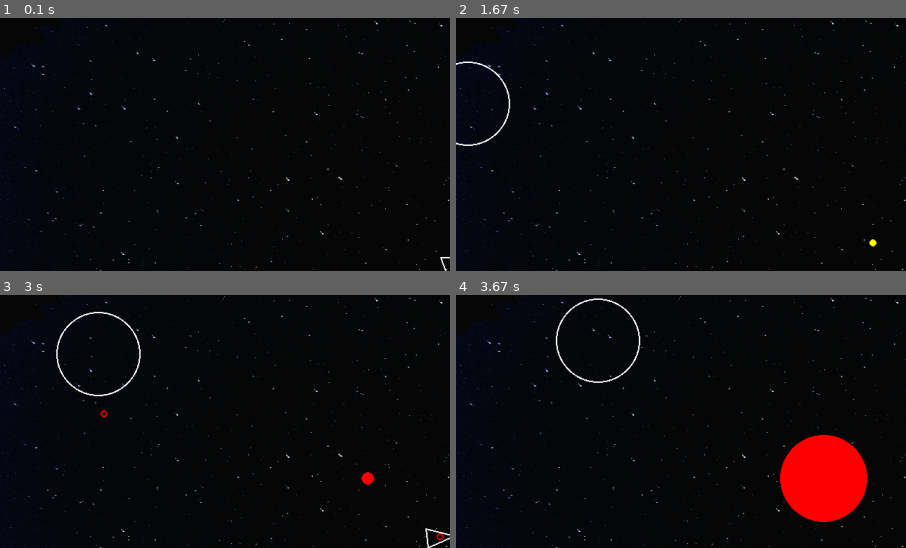
Above: before the commit, frames 1-4 (two rows, left to right).
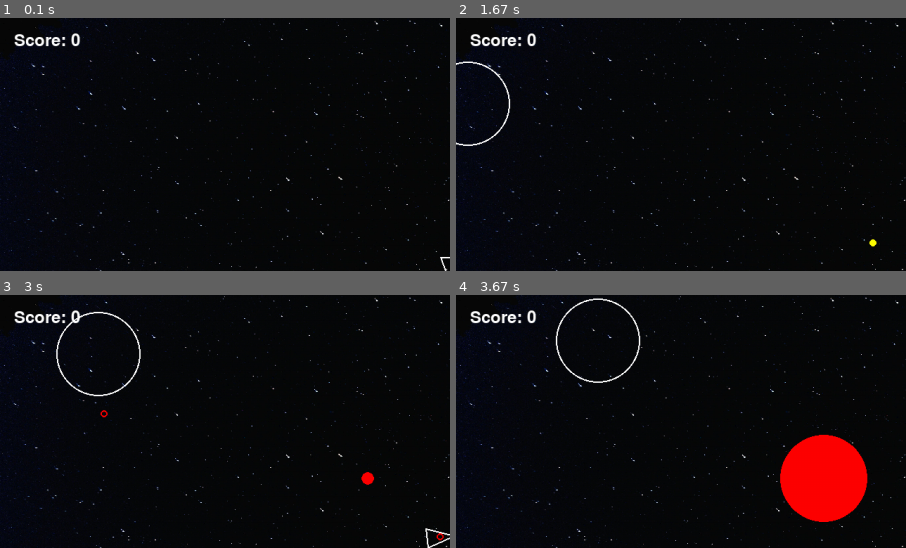
Above: after the commit, the same moments.

Repository: JaydeHowell/asteroids-pygame
Game: pygame game, started from main.py
Same seed, same stepped clock (60 frames per second), same inputs: the game is played once before the commit and once after it.
Inputs:
- Up to frame 1 (0.1 s): no input
- Up to frame 2 (1.67 s): tap Space at 0.33, 0.73, 1.03, 1.23, 1.57 s; hold D 0.67-1.13 s; tap C at 0.82 s; hold W 1.17-1.47 s; hold D from 1.5 s (still down)
- Up to frame 3 (3 s): tap Space at 1.87, 2.07, 2.37, 2.63, 2.97 s; release D at 1.97 s; hold A 2-2.53 s; tap C at 2.15 s; hold S 2.57-2.87 s; hold A from 2.9 s (still down)
- Up to frame 4 (3.67 s): tap Space at 3.27, 3.4 s; release A at 3.3 s; hold W from 3.33 s (still down); tap C at 3.48 s
The pictures show only the part of the screen within x 0-50%, y 0-50%; the shares and areas given below are measured in that part.

The runs differ from the first frame. In frame 1, 0.4% of the frame differs, in the area x 3-18%, y 5-12%; in frame 2, 0.4%; in frame 3, 0.4%; in frame 4, 0.4%.

Commit message:
add scoring system + caption

Diff:
--- a/asteroid.py
+++ b/asteroid.py
@@ -3,7 +3,7 @@
 import random
 
 from circleshape import CircleShape
-from constants import LINE_WIDTH, ASTEROID_MIN_RADIUS, SCREEN_WIDTH, SCREEN_HEIGHT
+from constants import LINE_WIDTH, ASTEROID_MIN_RADIUS, ASTEROID_MAX_RADIUS, SCREEN_WIDTH, SCREEN_HEIGHT
 from logger import log_event
 
 class Asteroid(CircleShape):
@@ -28,10 +28,11 @@
             self.position.y = -self.radius
 
 
-    def split(self):
+    # defines asteroid split logic and returns score for destroying an asteroid (L = 10, M = 15, S = 20)
+    def split(self) -> int:
         self.kill()
         if self.radius <= ASTEROID_MIN_RADIUS:
-            return
+            return 20
 
         log_event("asteroid_split")
         random_angle = random.uniform(20, 50)
@@ -44,3 +45,7 @@
 
         first_asteroid.velocity = first_rotated * 1.2
         second_asteroid.velocity = second_rotated * 1.2
+
+        if self.radius < ASTEROID_MAX_RADIUS:
+            return 15
+        return 10
--- a/main.py
+++ b/main.py
@@ -19,6 +19,7 @@
     pygame.init()
 
     screen = pygame.display.set_mode((SCREEN_WIDTH, SCREEN_HEIGHT))
+    pygame.display.set_caption("Asteroids - Jayde")
 
     bg_unscaled = pygame.image.load("images/background.png").convert()
 
@@ -26,6 +27,9 @@
 
     clock = pygame.time.Clock()
     dt = 0.0
+
+    score_font = pygame.font.SysFont(None, 36)
+    score_value = 0
 
     updatable = pygame.sprite.Group()
     drawable = pygame.sprite.Group()
@@ -63,11 +67,12 @@
             if asteroid.collides_with(player):
                 log_event("player_hit")
                 print("Game over!")
+                print(f"Final Score: {score_value}")
                 sys.exit(1)
             for shot in shots:
                 if asteroid.collides_with(shot):
                     log_event("asteroid_shot")
-                    asteroid.split()
+                    score_value += asteroid.split()
                     shot.kill()
             for bomb in bombs:
                 if asteroid.collides_with(bomb):
@@ -77,7 +82,10 @@
                     log_event("explosion_hit_asteroid")
                     asteroid.split()
 
+        score_text = score_font.render(f"Score: {score_value}", True, "White")
+
         screen.blit(background, (0, 0))
+        screen.blit(score_text, (20, 20))
 
         for char in drawable:
             char.draw(screen)
